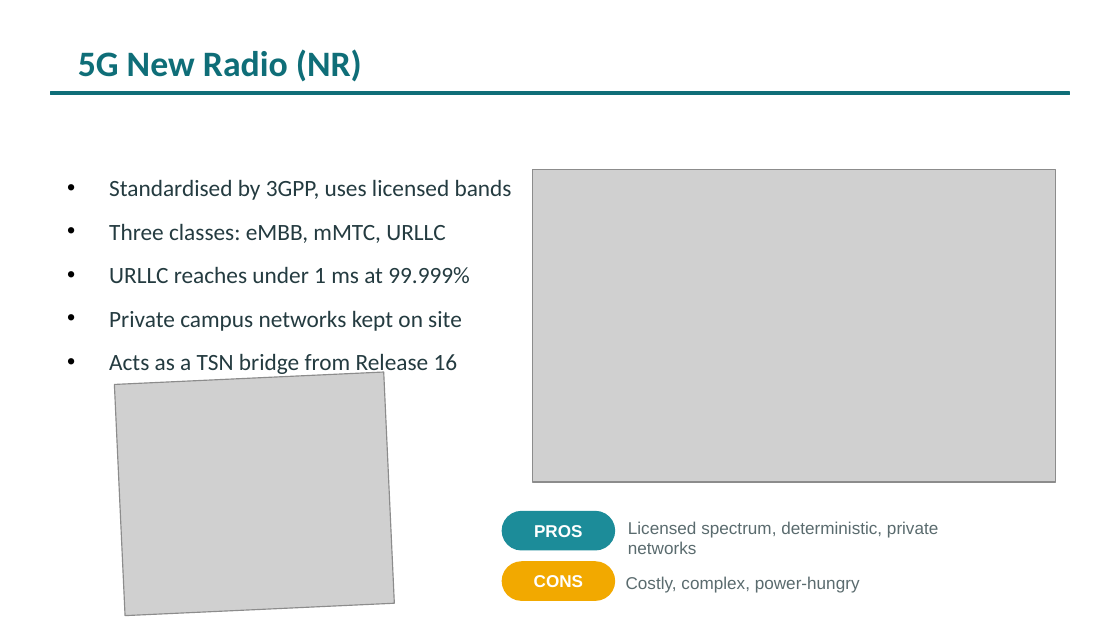
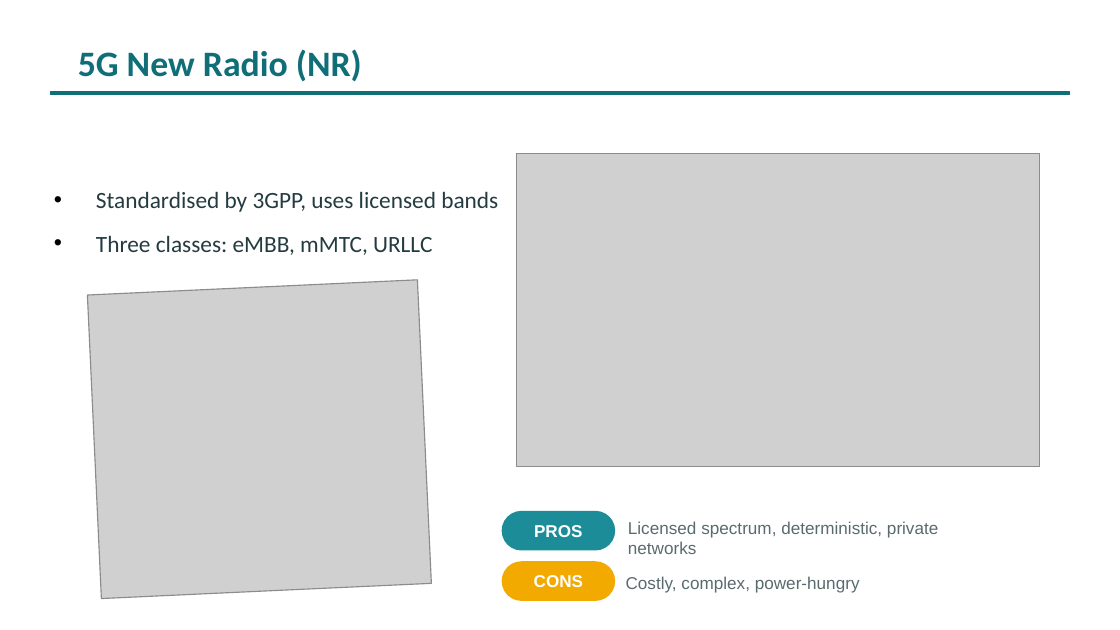
Before and after one commit to muji567/Industrial_-Communication_-Standard_B5, a slide deck: slide 13 of ics_presentation.pptx. Drawn at 1120x630 pixels with LibreOffice and Linux fonts; fonts in the diff are those of the drawing; grey boxes stand for pictures. Boxes give left, top, right and bottom in pixels: in the first picture for what was removed or moved away, otherwise in the second. Text is boxed around its words. In the diff, an @@ line names an element or a change of style, - is before the commit and + after.

```diff
--- a/ics_presentation.pptx
+++ b/ics_presentation.pptx
@@ text "Standardised by 3GPP, uses licensed ...": place and size @@
-text "Standardised by 3GPP, uses licensed ..." at <box>109,179,512,377</box>
+text "Standardised by 3GPP, uses licensed ..." at <box>96,191,498,255</box>
@@ picture: place and size @@
-picture at <box>533,169,1056,482</box>
+picture at <box>516,153,1039,466</box>
@@ text at <box>109,266,470,377</box>: paragraphs removed @@
-• URLLC reaches under 1 ms at 99.999%
-• Private campus networks kept on site
-• Acts as a TSN bridge from Release 16
@@ picture: place and size @@
-picture at <box>115,373,395,616</box>
+picture at <box>87,281,431,599</box>
```
Also in this commit, not shown: 2 other slides changed, 1 slide removed, 1 other file.
